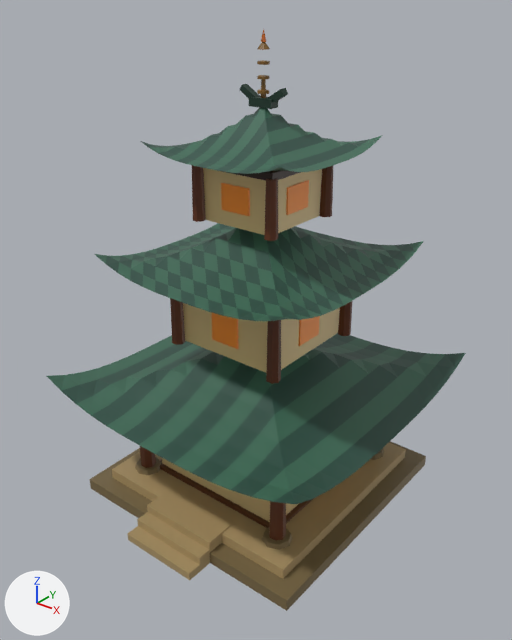
The glTF model client/public/models/pagoda.glb, before and after one commit.
Rendered twice from a camera (50 mm lens) standing at (11.28, -14.39, 14.41) and looking at (0.16, -0.49, 5.8). Arrows for +X, +Y and +Z are at lower left; the lights stay in place. The picture after the commit comes second. Vertices at exactly the same position are counted once.

Names of what the first picture shows: 'glow', 'pagoda_body'.
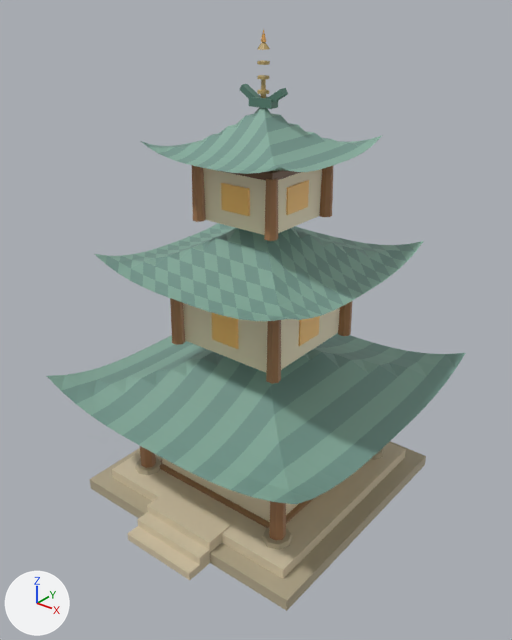
Patch to the scene script:
```diff
--- a/client/public/models/pagoda.glb.py
+++ b/client/public/models/pagoda.glb.py
@@ me_glow @@
 me_glow.from_pydata(...)  # 96 vertices, 144 faces; spans x -2.24..2.24, y -2.24..2.24, z 1.35..9.7
 # used by ob_glow; location = (0.0, 0.0, 0.0)
+# me_glow part 1: 144 faces centred in x -2.24..2.24, y -2.24..2.24, z 1.35..9.7 are repainted in the vertex colours; the middle colour goes from orange #ff9229 to orange #ffc76f
 me_glow.materials.append(mat_defaultmaterial)
@@ me_pagoda_body @@
 me_pagoda_body.from_pydata(...)  # 1201 vertices, 2056 faces; spans x -4.4..4.4, y -4.6..4.4, z 0.0..13.27
 # used by ob_pagoda_body; location = (0.0, 0.0, 0.0)
+# me_pagoda_body part 2: 1176 faces centred in x -4.19..4.19, y -4.19..4.19, z 3.44..11.36 are repainted in the vertex colours; the middle colour goes from dark green #355f4e to greyish green #7da395
+# me_pagoda_body part 3: 492 faces centred in x -2.7..2.71, y -2.7..2.7, z 0.5..11.92 are repainted in the vertex colours; the middle colour goes from brown #5d3015 to brown #a27851
+# me_pagoda_body part 4: 388 faces centred in x -3.8..3.8, y -4.6..3.8, z 0.0..13.08 are repainted in the vertex colours; the middle colour goes from brown #7d6544 to beige #baa98d
 me_pagoda_body.materials.append(mat_defaultmaterial_001)
```

Location of each change, [x1, y1, x2, y2] in pixels of the pictures (512 x 640 px):
part 1 of me_glow, recoloured: [212, 180, 320, 349] in both
part 2 of me_pagoda_body, recoloured (dark green to greyish green): [47, 108, 466, 504] in both
part 3 of me_pagoda_body, recoloured: [140, 84, 352, 541] in both
part 4 of me_pagoda_body, recoloured (brown to beige): [90, 30, 426, 611] in both
